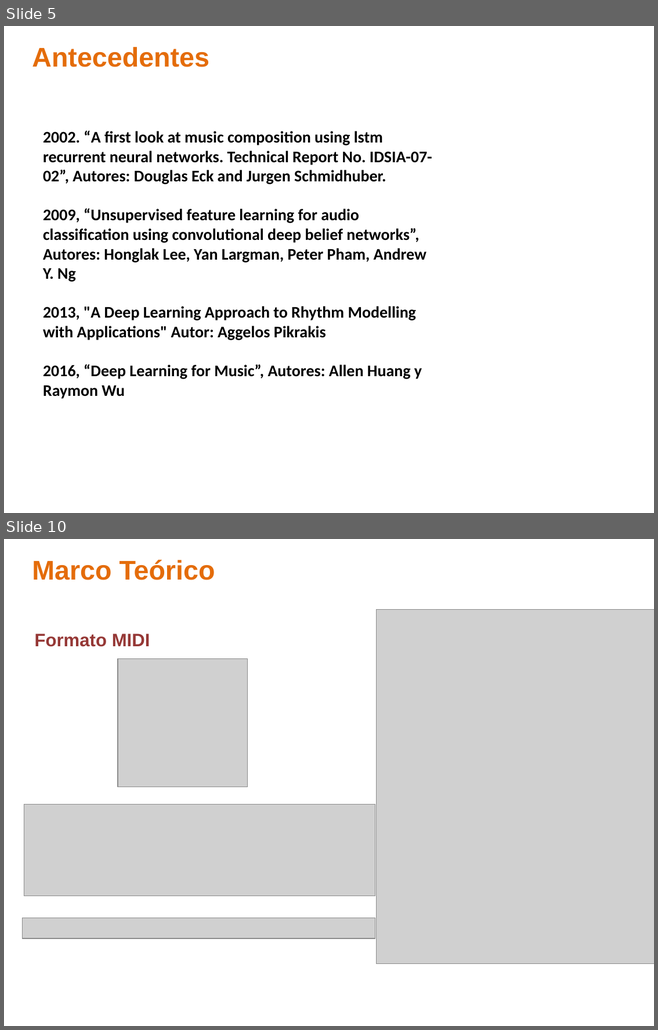
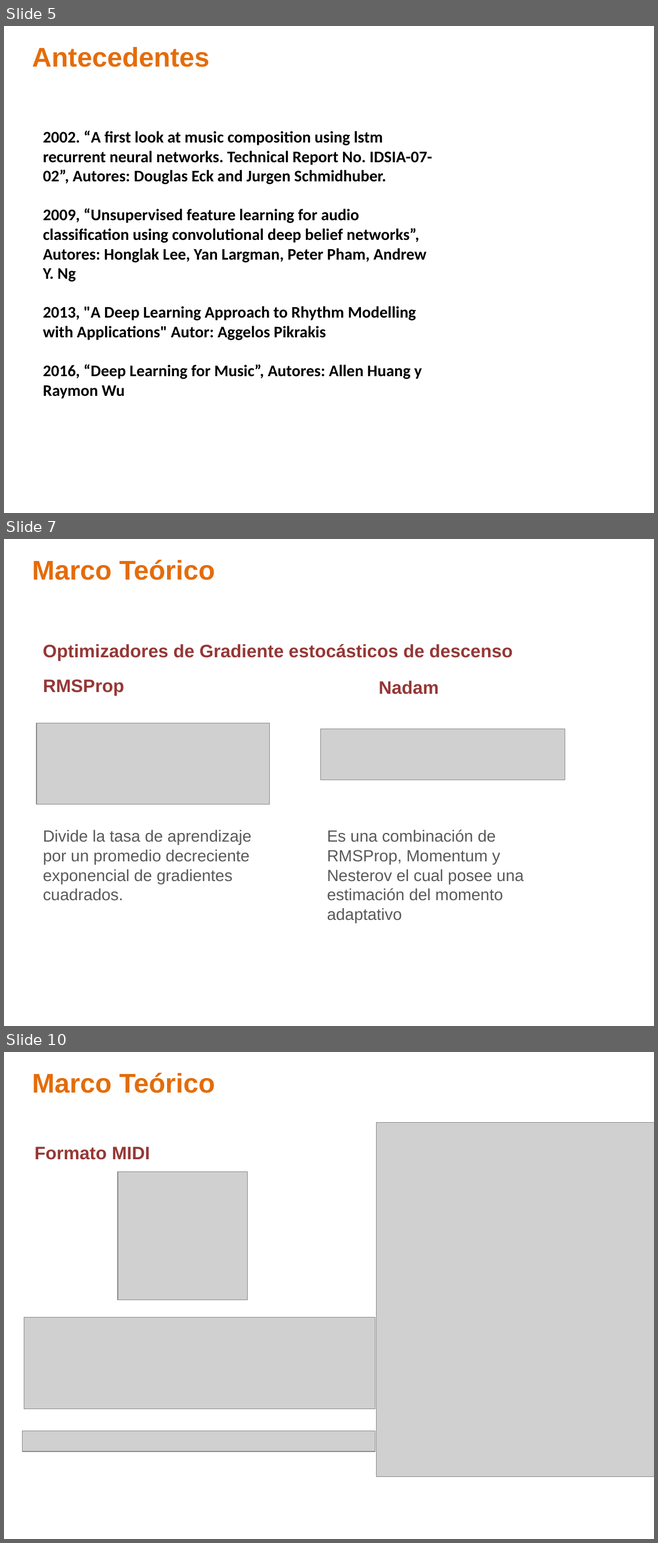
Before and after one commit to ealn/Tesis, a slide deck: Presentacion.pptx. Shown one above the other, each under a label of ours: slides 5 and 10 before the commit, slides 5, 7 and 10 after it; the slides between them are not shown. The pictures are 658x1030 and 658x1543 pixels, drawn with LibreOffice and Linux fonts; fonts in the diff are those of the drawing; grey boxes stand for pictures; background and template pictures are left out. Boxes give left, top, right and bottom in pixels: in the first picture for what was removed or moved away, otherwise in the second. Text is boxed around its words. In the diff, an @@ line names an element or a change of style, - is before the commit and + after.

```diff
--- a/Presentacion.pptx
+++ b/Presentacion.pptx
@@ slide 7 added at (4,539,654,1026), background picture (left out) @@
@@ text added at (32,559,215,580), 30 pt, text #E46C0A, bold @@
+Marco Teórico
@@ text added at (43,644,513,661), 20 pt, text #953735, bold @@
+Optimizadores de Gradiente estocásticos de descenso
@@ text added at (43,679,124,696), 20 pt, text #953735, bold @@
+RMSProp
@@ text added at (379,681,439,694), 20 pt, text #953735, bold @@
+Nadam
@@ picture added at (36,723,269,804) @@
@@ picture added at (320,729,565,780) @@
@@ text added at (43,830,252,901), 18 pt, text #595959 @@
+Divide la tasa de aprendizaje por un promedio decreciente exponencial de gradientes cuadrados.
@@ text added at (327,830,524,923), 18 pt, text #595959 @@
+Es una combinación de RMSProp, Momentum y Nesterov el cual posee una estimación del momento adaptativo
```
Also in this commit, not shown: 9 slides changed, 8 other slides added, 4 slides removed, 6 other files.
